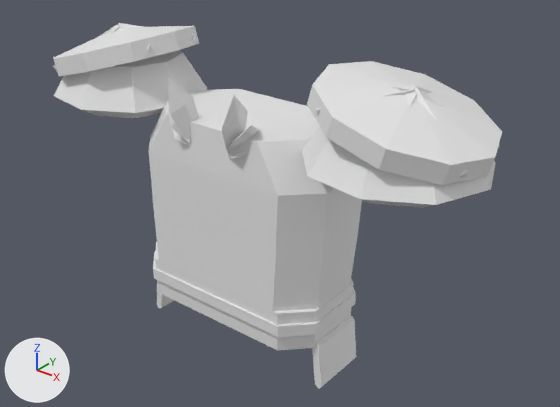
What one commit did to the FBX model roblox/art/armor/armor_tier3_legendary.fbx.
Rendered twice from a camera (50 mm lens) standing at (4.55, -5.19, 3.42) and looking at (0.25, 0.18, 0.09). The axes (+X, +Y, +Z) are drawn at lower left. The lights are the same throughout. The first picture is the older version. Where no turn or scale is listed for an object, it has been applied to the vertices.

In view in the first picture: 'Belt', 'Belt_Grade', 'Chest', 'Chest_Trim', 'Shoulder_L', 'Shoulder_L_Trim', 'Shoulder_R', 'Shoulder_R_Trim'.
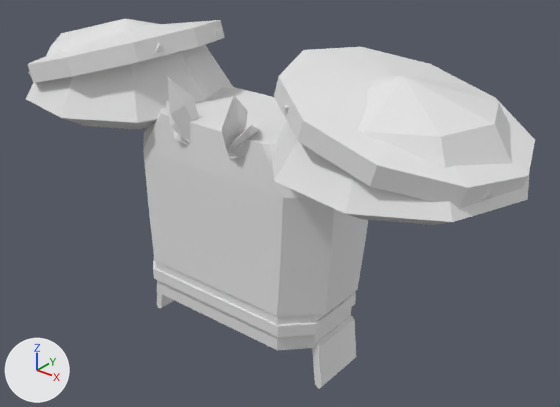
Changed parts and their boxes [x1, y1, x2, y2] in the pictures (560 x 407 px; the box of a moved part takes in the faces that stretch with it):
'Shoulder_R', reshaped (32% wider, 21% taller)
    before: [302, 61, 502, 208]
    after: [271, 47, 535, 225]
'Chest', reshaped
    before: [149, 89, 362, 313]
    after: [143, 87, 368, 316]
'Shoulder_L', reshaped (34% wider, 19% taller)
    before: [53, 26, 207, 118]
    after: [26, 19, 233, 129]
'Shoulder_R_Trim', reshaped (mostly hidden afterwards)
    before: [315, 83, 500, 178]
    after: [284, 105, 533, 200]
'Shoulder_L_Trim', reshaped (mostly hidden afterwards)
    before: [53, 23, 195, 71]
    after: [28, 24, 219, 76]
part 1 of me_shoulder_r, moved or reshaped
    before: [302, 126, 496, 208]
    after: [272, 76, 530, 225]
part 2 of me_shoulder_r, moved or reshaped
    before: [307, 61, 502, 185]
    after: [274, 47, 535, 208]
part 3 of me_shoulder_l, moved or reshaped
    before: [54, 50, 207, 118]
    after: [26, 19, 233, 129]
part 4 of me_shoulder_l, moved or reshaped
    before: [53, 26, 199, 76]
    after: [28, 20, 225, 83]

Patch to the scene script:
```diff
--- a/roblox/art/armor/armor_tier3_legendary.fbx.py
+++ b/roblox/art/armor/armor_tier3_legendary.fbx.py
@@ me_shoulder_r_trim @@
 # used by ob_shoulder_r_trim; location = (1.5, 0.0, 0.42)
-me_shoulder_r_trim.from_pydata(...)  # 42 vertices, 35 faces; spans x -0.599..0.867, y -0.699..0.711, z 0.675..1.189
+me_shoulder_r_trim.from_pydata(...)  # 42 vertices, 35 faces; spans x -0.86..1.105, y -0.938..0.951, z 0.605..1.211
+# me_shoulder_r_trim part 5: 42 of 42 vertices moved; they spanned x -0.599..0.867, y -0.699..0.711, z 0.675..1.189 and now span x -0.86..1.105, y -0.938..0.951, z 0.605..1.211; mean shift (0.0, 0.0, 0.0)
 me_shoulder_r_trim.materials.append(mat_armor_tier3_legendary_shoulder_r_trim)
@@ me_shoulder_r @@
 # used by ob_shoulder_r; location = (1.5, 0.0, 0.42)
-me_shoulder_r.from_pydata(...)  # 51 vertices, 66 faces; spans x -0.66..0.95, y -0.77..0.77, z 0.33..1.22
+me_shoulder_r.from_pydata(...)  # 51 vertices, 66 faces; spans x -0.93..1.24, y -1.04..1.04, z 0.26..1.3
+# me_shoulder_r part 1: the loose piece of 29 vertices spanning x -0.66..0.95, y -0.77..0.77, z 0.33..1.06 is scaled about its middle by 1.35, then moved by (0.01, 0.0, 0.06)
+# me_shoulder_r part 2: 20 of 51 vertices moved; they spanned x -0.63..0.95, y -0.7..0.7, z 0.61..1.22 and now span x -0.9..1.22, y -0.94..0.94, z 0.53..1.3; mean shift (0.0, 0.0, 0.0); largest move (0.9, 0.0, 0.61) -> (1.17, 0.0, 0.53)
 me_shoulder_r.materials.append(mat_armor_tier3_legendary_shoulder_r)
@@ me_chest @@
 # used by ob_chest; location = (0.0, 0.0, 0.2)
-me_chest.from_pydata(...)  # 32 vertices, 26 faces; spans x -1.1..1.1, y -0.56..0.66, z -0.8..0.82
+me_chest.from_pydata(...)  # 32 vertices, 26 faces; spans x -1.19..1.19, y -0.57..0.67, z -0.8..0.82
+# me_chest part 7: 32 of 32 vertices moved; they spanned x -1.1..1.1, y -0.56..0.66, z -0.8..0.82 and now span x -1.19..1.19, y -0.57..0.67, z -0.8..0.82; mean shift (0.0, 0.0, 0.0)
 me_chest.materials.append(mat_armor_tier3_legendary_chest)
@@ me_shoulder_l @@
 # used by ob_shoulder_l; location = (-1.5, 0.0, 0.42)
-me_shoulder_l.from_pydata(...)  # 51 vertices, 66 faces; spans x -0.95..0.71, y -0.77..0.77, z 0.33..1.22
+me_shoulder_l.from_pydata(...)  # 51 vertices, 66 faces; spans x -1.22..1.0, y -1.04..1.04, z 0.26..1.3
+# me_shoulder_l part 3: the loose piece of 29 vertices spanning x -0.9..0.71, y -0.77..0.77, z 0.33..1.06 is scaled about its middle by 1.35, then moved by (0.01, 0.0, 0.06)
+# me_shoulder_l part 4: 20 of 51 vertices moved; they spanned x -0.95..0.63, y -0.7..0.7, z 0.61..1.22 and now span x -1.22..0.9, y -0.94..0.94, z 0.53..1.3; mean shift (0.0, 0.0, 0.0); largest move (-0.9, 0.0, 0.61) -> (-1.17, 0.0, 0.53)
 me_shoulder_l.materials.append(mat_armor_tier3_legendary_shoulder_l)
@@ me_shoulder_l_trim @@
 # used by ob_shoulder_l_trim; location = (-1.5, 0.0, 0.42)
-me_shoulder_l_trim.from_pydata(...)  # 42 vertices, 35 faces; spans x -0.913..0.55, y -0.699..0.711, z 0.647..1.193
+me_shoulder_l_trim.from_pydata(...)  # 42 vertices, 35 faces; spans x -1.173..0.794, y -0.938..0.951, z 0.57..1.21
+# me_shoulder_l_trim part 6: 42 of 42 vertices moved; they spanned x -0.913..0.55, y -0.699..0.711, z 0.647..1.193 and now span x -1.173..0.794, y -0.938..0.951, z 0.57..1.21; mean shift (0.0, 0.0, 0.0)
 me_shoulder_l_trim.materials.append(mat_armor_tier3_legendary_shoulder_l_trim)
```
